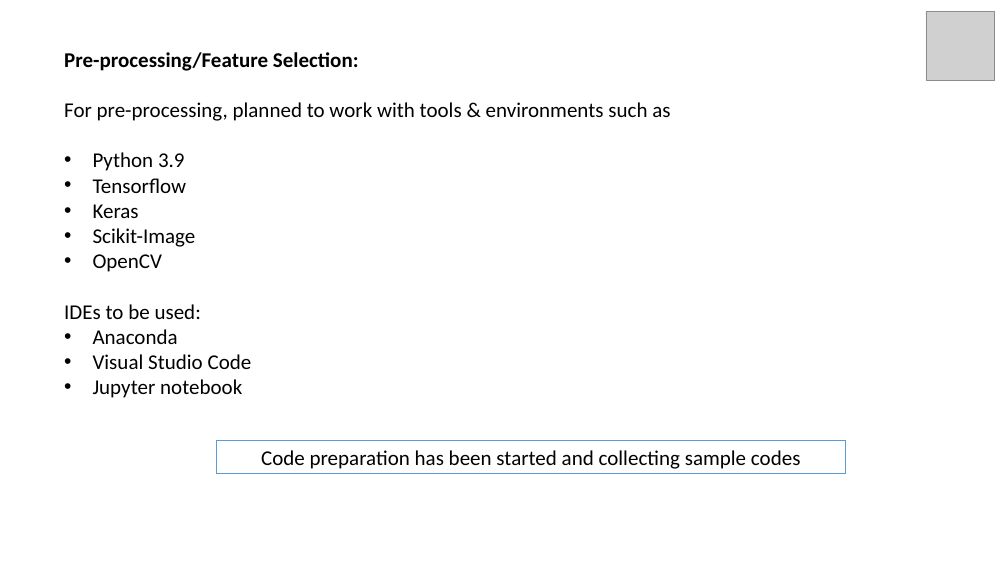
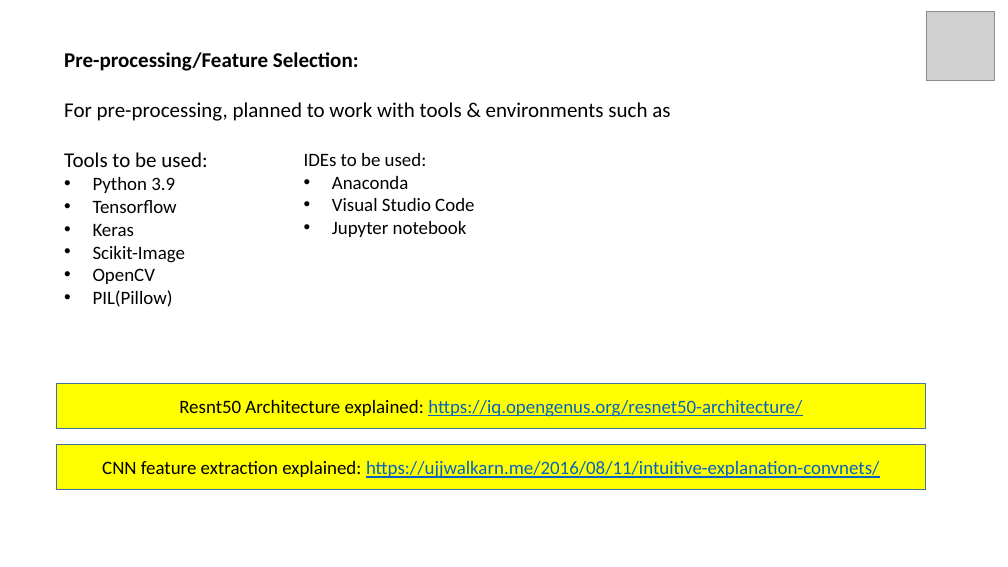
Before and after one commit to GustovalleyTechnovations/Text-Segmentation, a slide deck: slide 7 of Documents/Study/Project_Presentation.pptx. Drawn at 1008x567 pixels with LibreOffice and Linux fonts; fonts in the diff are those of the drawing; grey boxes stand for pictures. Boxes give left, top, right and bottom in pixels: in the first picture for what was removed or moved away, otherwise in the second. Text is boxed around its words. In the diff, an @@ line names an element or a change of style, - is before the commit and + after.

Commit message:
New research papers are added; Objective doc has been added

```diff
--- a/Documents/Study/Project_Presentation.pptx
+++ b/Documents/Study/Project_Presentation.pptx
@@ text at (64,152,207,167): paragraph added @@
+Tools to be used:
@@ text at (93,177,185,284): size 20 to 18 pt in "Python 3.9", "Tensorflow", "Keras", "Scikit-Image" and 1 more places @@
@@ text added at (304,153,474,237), 18 pt, text #000000 @@
+IDEs to be used:
+• Anaconda
+• Visual Studio Code
+• Jupyter notebook
@@ text at (93,290,173,307): text changed; size 20 to 18 pt @@
-IDEs to be used:
-• Anaconda
-• Visual Studio Code
-• Jupyter notebook
+• PIL(Pillow)
@@ rectangle added at (57,383,926,429), fill #FFFF00, outline #43739E 1 pt, 18 pt, text #0563C1, underline @@
+Resnt50 Architecture explained: https://iq.opengenus.org/resnet50-architecture/
@@ rectangle added at (57,445,926,490), fill #FFFF00, outline #43739E 1 pt, 18 pt, text #0563C1, underline @@
+CNN feature extraction explained: https://ujjwalkarn.me/2016/08/11/intuitive-explanation-convnets/
@@ rectangle removed at (216,441,846,474) @@
-Code preparation has been started and collecting sample codes
```
Also in this commit, not shown: 1 other slide changed, 1 slide added, 9 other files.
